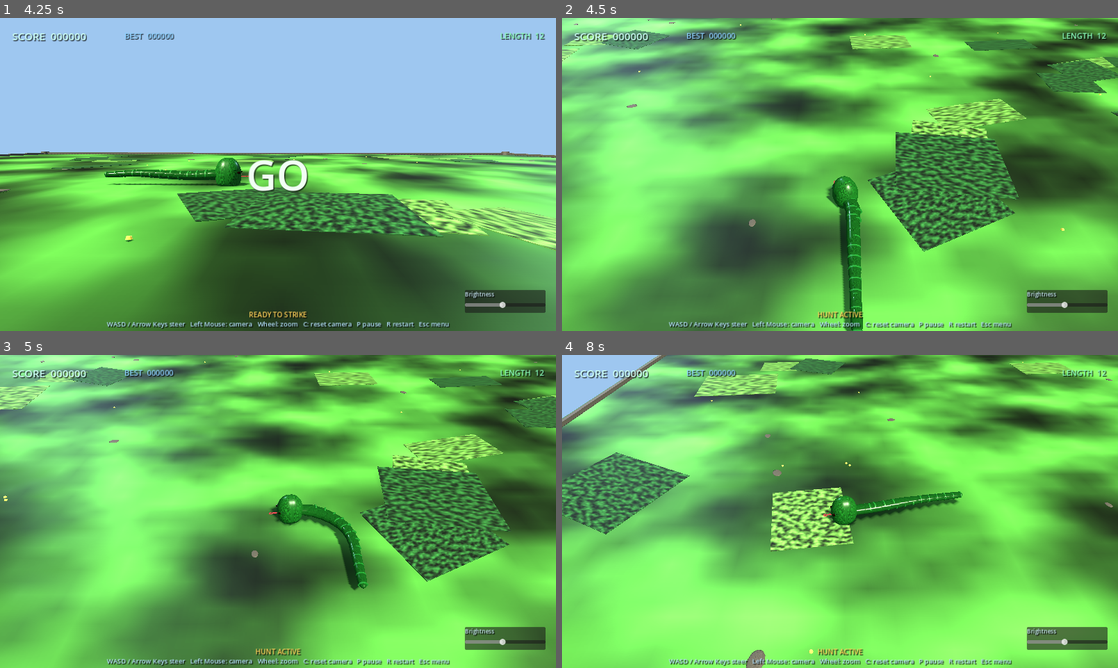
Above: before the commit, frames 1-4 (two rows, left to right).
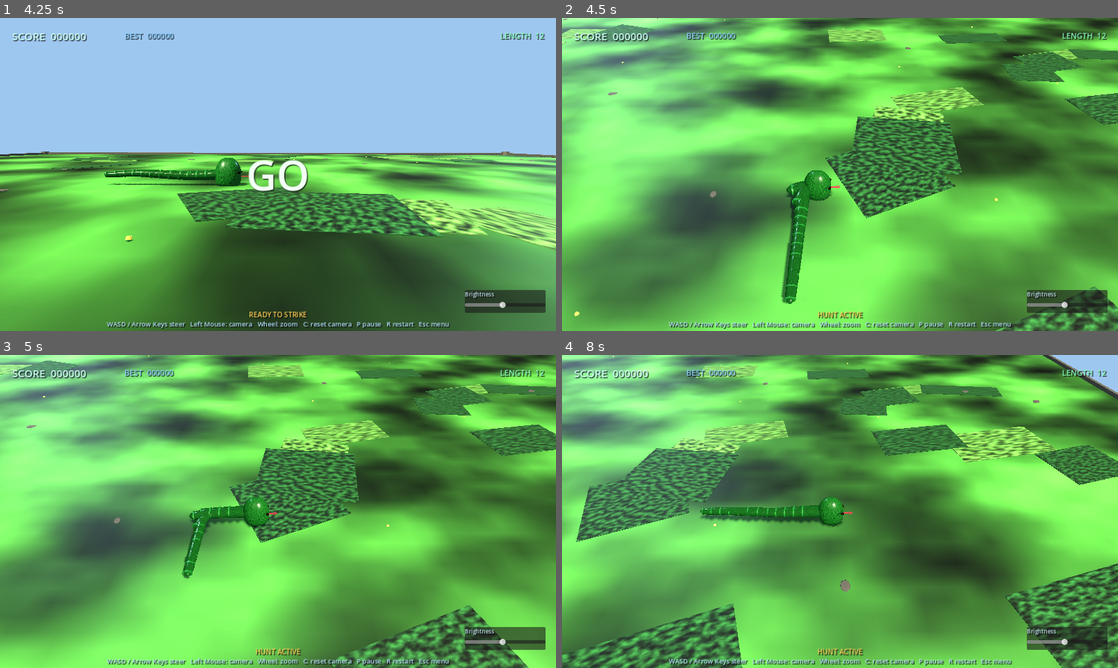
Above: after the commit, the same moments.

Repository: Ken8675309/snake_2026
Game: Godot game, scene res://scenes/Main.tscn
Two runs of this game, one before a commit and one after it. Both use one fixed random seed, a clock stepped at 60 frames per second and the inputs below.
Inputs (mouse positions are in pixels of both pictures, inside the frame that each line leads up to):
- Up to frame 1 (4.25 s): click "Start Game" at 0.5 s; tap Enter (menu_accept) at 1.25, 3.5 s; move the mouse to (400, 158) at 1.27 s; hold D (move_right) 1.28-2 s; hold C 1.28-2 s; click (400, 158) at 1.42 s; tap R (restart) at 2 s; drag from (166, 190) to (250, 237) at 2.02 s; move the mouse to (333, 105) at 2.77 s; hold D (move_right) 2.78-3.5 s; hold C 2.78-3.5 s; click (333, 105) at 2.92 s; drag from (250, 237) to (111, 127) at 3.52 s
- Up to frame 2 (4.5 s): tap R (restart) at 4.25 s; move the mouse to (1006, 221) at 4.27 s; hold A (move_left) from 4.28 s (still down); hold C from 4.28 s (still down); click (1006, 221) at 4.42 s
- Up to frame 3 (5 s): keep holding A (move_left); keep holding C; tap R (restart) at 4.9 s
- Up to frame 4 (8 s): release A (move_left) at 5 s; release C at 5 s; drag from (673, 464) to (756, 433) at 5.02 s; move the mouse to (867, 511) at 5.77 s; hold S (move_down) 5.78-6.5 s; hold C 5.78-6.5 s; click (867, 511) at 5.92 s; drag from (756, 433) to (728, 527) at 6.52 s; move the mouse to (962, 495) at 7.27 s; hold W (move_up) from 7.28 s (still down); hold C from 7.28 s (still down); click (962, 495) at 7.42 s

Frame 1 is identical in both runs. In frame 2, 74% of the frame differs, in the area x 0-100%, y 0-100%; in frame 3, 81%; in frame 4, 82%.

Commit message:
Grid movement with forward momentum and speed control

Diff:
--- a/scripts/snake_controller.gd
+++ b/scripts/snake_controller.gd
@@ -3,12 +3,11 @@
 
 signal direction_changed(direction: Vector3)
 
-@export var move_speed: float = 7.5
-@export var boosted_speed: float = 11.0
-@export var turn_responsiveness: float = 14.0
-@export var rotation_speed: float = 2.5
-@export var forward_speed_multiplier: float = 1.12
-@export var brake_speed_multiplier: float = 0.62
+@export var base_interval: float = 0.18
+@export var cell_size: float = 1.0
+@export var forward_speed_scale: float = 1.5
+@export var brake_speed_scale: float = 0.5
+@export var visual_lerp_weight: float = 0.35
 @export var segment_spacing: float = 0.62
 @export var initial_segments: int = 12
 @export var segment_radius: float = 0.76
@@ -28,6 +27,11 @@
 var magnet_enabled: bool = false
 var shield_enabled: bool = false
 var velocity: Vector3 = Vector3.ZERO
+var grid_pos: Vector2i = Vector2i(0, 0)
+var direction: Vector2i = Vector2i(0, -1)
+var move_timer: float = 0.0
+var speed_scale: float = 1.0
+var target_position: Vector3 = Vector3.ZERO
 
 var _visual_direction: Vector3 = Vector3.FORWARD
 var _distance_travelled: float = 0.0
@@ -60,14 +64,15 @@
 	if not is_alive or is_paused:
 		return
 
-	_update_turn_input(delta)
-	_visual_direction = _get_facing_direction()
-	var effective_speed := _get_forward_speed()
+	_update_speed_input()
+	_update_turn_input()
+	_step_grid_movement(delta)
+
 	var old_position := _head_root.global_position
-	velocity = _visual_direction * effective_speed
-	var new_position := old_position + velocity * delta
+	var new_position := old_position.lerp(target_position, visual_lerp_weight)
 	new_position.y = body_height
 	_head_root.global_position = new_position
+	velocity = (new_position - old_position) / maxf(delta, 0.001)
 	_distance_travelled += old_position.distance_to(new_position)
 	_record_path_point(new_position)
 	_update_body(delta)
@@ -83,15 +88,19 @@
 	magnet_enabled = false
 	shield_enabled = false
 	velocity = Vector3.ZERO
-	_visual_direction = Vector3.FORWARD
+	grid_pos = _world_to_grid(start_position)
+	direction = Vector2i(0, -1)
+	move_timer = 0.0
+	speed_scale = 1.0
+	target_position = _grid_to_world(grid_pos)
+	_visual_direction = _grid_direction_to_vector(direction)
 	_distance_travelled = 0.0
 
-	start_position.y = body_height
-	_head_root.global_position = start_position
-	_set_facing_direction(Vector3.FORWARD)
+	_head_root.global_position = target_position
+	_set_facing_direction(_visual_direction)
 	_path_points.clear()
 	for i in range(initial_segments * 3):
-		_path_points.append(start_position - Vector3.FORWARD * float(i) * segment_spacing * 0.5)
+		_path_points.append(target_position - _visual_direction * float(i) * segment_spacing * 0.5)
 
 	_set_segment_count(initial_segments)
 	for i in range(_segments.size()):
@@ -135,6 +144,8 @@
 	p.x = clampf(p.x, -arena_half_extent + 0.35, arena_half_extent - 0.35)
 	p.z = clampf(p.z, -arena_half_extent + 0.35, arena_half_extent - 0.35)
 	_head_root.global_position = p
+	grid_pos = _world_to_grid(p)
+	target_position = _grid_to_world(grid_pos)
 
 	if absf(p.x) > arena_half_extent - 0.8:
 		_set_facing_direction(Vector3.LEFT if p.x > 0.0 else Vector3.RIGHT)
@@ -183,38 +194,72 @@
 	return absf(p.x) > arena_half_extent + margin or absf(p.z) > arena_half_extent + margin
 
 
-func _update_turn_input(delta: float) -> void:
-	var turn_input := 0.0
-	if Input.is_action_pressed("move_left"):
-		turn_input += 1.0
-	if Input.is_action_pressed("move_right"):
-		turn_input -= 1.0
-
-	if turn_input == 0.0:
+func _update_speed_input() -> void:
+	speed_scale = 1.0
+	if Input.is_action_pressed("move_up"):
+		speed_scale = forward_speed_scale
+	elif Input.is_action_pressed("move_down"):
+		speed_scale = brake_speed_scale
+
+
+func _update_turn_input() -> void:
+	var new_direction := direction
+	if Input.is_action_just_pressed("move_left"):
+		new_direction = _left_of(direction)
+	elif Input.is_action_just_pressed("move_right"):
+		new_direction = _right_of(direction)
+
+	if new_direction == direction or new_direction == -direction:
 		return
-	_head_root.rotate_y(turn_input * rotation_speed * delta)
-	_visual_direction = _get_facing_direction()
+	direction = new_direction
+	_visual_direction = _grid_direction_to_vector(direction)
 	direction_changed.emit(_visual_direction)
 
 
-func _get_forward_speed() -> float:
-	var speed := move_speed * speed_multiplier
-	if Input.is_action_pressed("move_up"):
-		speed *= forward_speed_multiplier
-	if Input.is_action_pressed("move_down"):
-		speed *= brake_speed_multiplier
-	return speed
-
-
-func _get_facing_direction() -> Vector3:
-	return _safe_direction(-_head_root.global_transform.basis.z)
+func _step_grid_movement(delta: float) -> void:
+	move_timer += delta
+	var interval := base_interval / maxf(speed_scale * speed_multiplier, 0.1)
+	if move_timer < interval:
+		return
+	move_timer = 0.0
+	grid_pos += direction
+	target_position = _grid_to_world(grid_pos)
+	_visual_direction = _grid_direction_to_vector(direction)
 
 
 func _set_facing_direction(direction: Vector3) -> void:
-	_visual_direction = _safe_direction(direction)
+	self.direction = _vector_to_grid_direction(direction)
+	_visual_direction = _grid_direction_to_vector(self.direction)
 	var look_target := _head_root.global_position + _visual_direction
 	look_target.y = _head_root.global_position.y
 	_head_root.look_at(look_target, Vector3.UP.normalized())
+
+
+func _left_of(grid_direction: Vector2i) -> Vector2i:
+	return Vector2i(-grid_direction.y, grid_direction.x)
+
+
+func _right_of(grid_direction: Vector2i) -> Vector2i:
+	return Vector2i(grid_direction.y, -grid_direction.x)
+
+
+func _grid_to_world(position: Vector2i) -> Vector3:
+	return Vector3(float(position.x) * cell_size, body_height, float(position.y) * cell_size)
+
+
+func _world_to_grid(position: Vector3) -> Vector2i:
+	return Vector2i(roundi(position.x / cell_size), roundi(position.z / cell_size))
+
+
+func _grid_direction_to_vector(grid_direction: Vector2i) -> Vector3:
+	return _safe_direction(Vector3(float(grid_direction.x), 0.0, float(grid_direction.y)))
+
+
+func _vector_to_grid_direction(vector_direction: Vector3) -> Vector2i:
+	var safe := _safe_direction(vector_direction)
+	if absf(safe.x) > absf(safe.z):
+		return Vector2i(1 if safe.x > 0.0 else -1, 0)
+	return Vector2i(0, 1 if safe.z > 0.0 else -1)
 
 
 func _safe_direction(direction: Vector3) -> Vector3:
